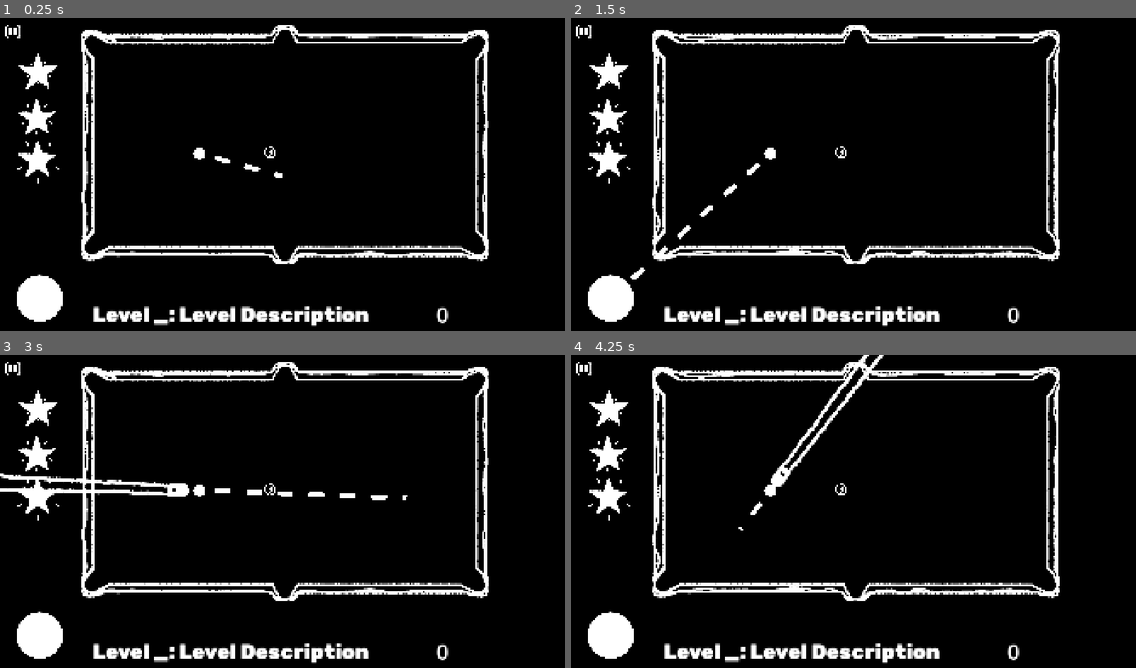
Above: before the commit, frames 1-4 (two rows, left to right).
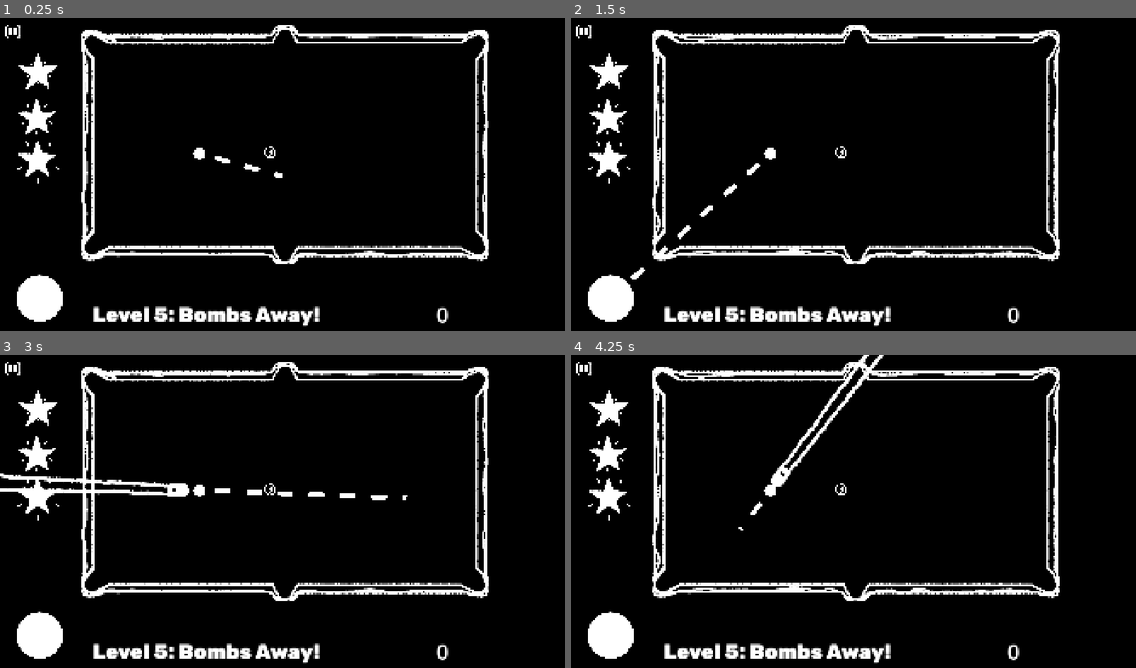
Above: after the commit, the same moments.

Repository: Muirotidua/IMGD1001-Project
Game: Godot game, scene res://scenes/levels/level5.tscn
Two runs of this game, one before a commit and one after it. Both use one fixed random seed, a clock stepped at 60 frames per second and the inputs below. This scene is started directly instead of the project's main scene.
Inputs (mouse positions are in pixels of both pictures, inside the frame that each line leads up to):
- Up to frame 1 (0.25 s): no input
- Up to frame 2 (1.5 s): click (610, 299) at 0.5 s; click (610, 299) at 1.25 s
- Up to frame 3 (3 s): click (39, 636) at 2 s; move the mouse to (406, 498) at 2.77 s; hold Space (ball_hit) from 2.78 s (still down)
- Up to frame 4 (4.25 s): move the mouse to (740, 530) at 3.52 s; release Space (ball_hit) at 3.53 s; tap I (print_info) at 3.6 s

The runs differ from the first frame. In frame 1, 1.2% of the frame differs, in the area x 27-66%, y 92-99%; in frame 2, 1.2%; in frame 3, 1.2%; in frame 4, 1.2%.

Commit message:
Export Var for Explosion
-New Export Var

Diff:
--- a/scenes/levels/level2.tscn
+++ b/scenes/levels/level2.tscn
@@ -122,6 +122,7 @@
 
 [node name="CueBall" parent="." instance=ExtResource("10_bxuut")]
 position = Vector2(791, 440)
+curr_ball = 1
 
 [node name="EightBall" parent="." instance=ExtResource("11_g04qb")]
 position = Vector2(1303, 438)
--- a/scenes/levels/level5.tscn
+++ b/scenes/levels/level5.tscn
@@ -107,7 +107,7 @@
 offset_bottom = 1053.0
 theme_override_fonts/font = ExtResource("11_ngf84")
 theme_override_font_sizes/font_size = 70
-text = "Level _: Level Description"
+text = "Level 5: Bombs Away!"
 
 [node name="Other" type="Node" parent="."]
 
--- a/scripts/balls/cue_ball.gd
+++ b/scripts/balls/cue_ball.gd
@@ -3,6 +3,7 @@
 # Launch Multiplier
 @export var lm: float = 20
 @export var impulse_multiplier: float = 40
+@export var curr_ball: BallType = BallType.NORMAL
 @export var rapid_fire: bool = false
 @export var infinite_shots: bool = false
 @export var charge_rate = 40
Not shown: 1 places in scenes/levels/level2.tscn that only renumber resources
